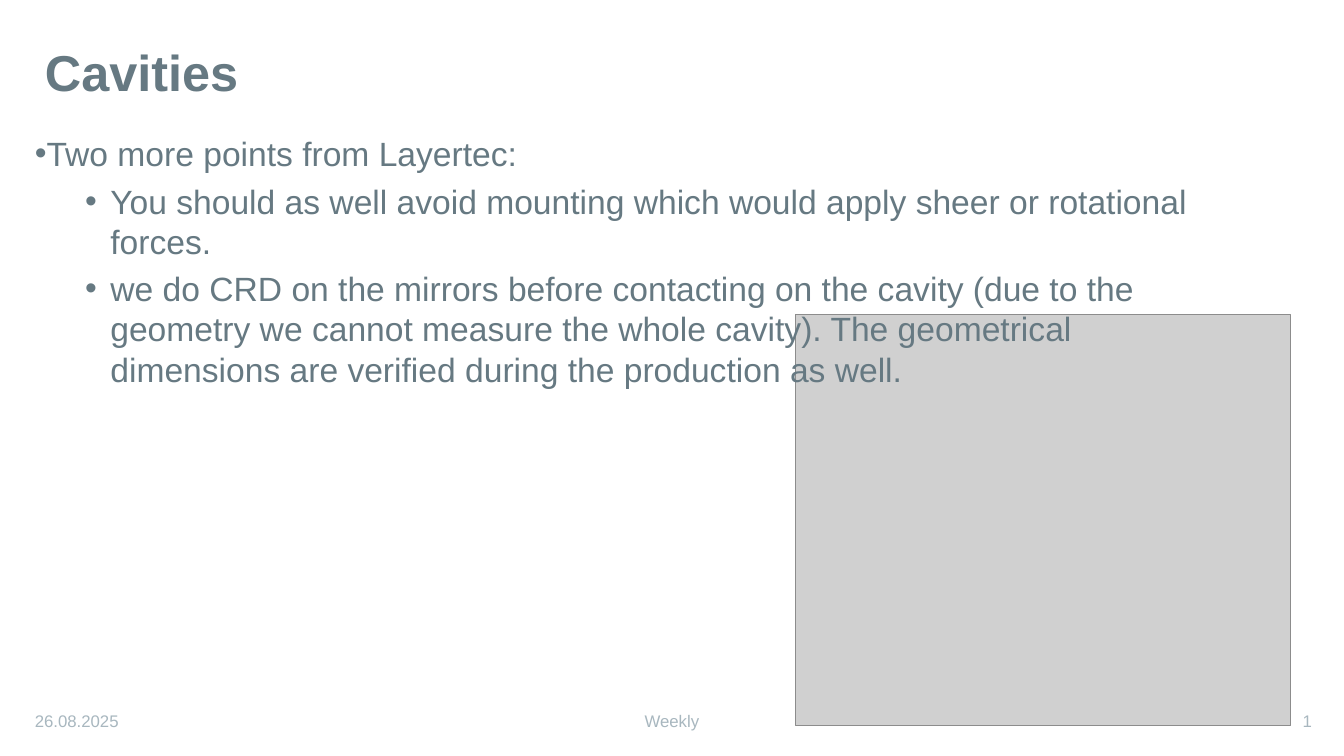
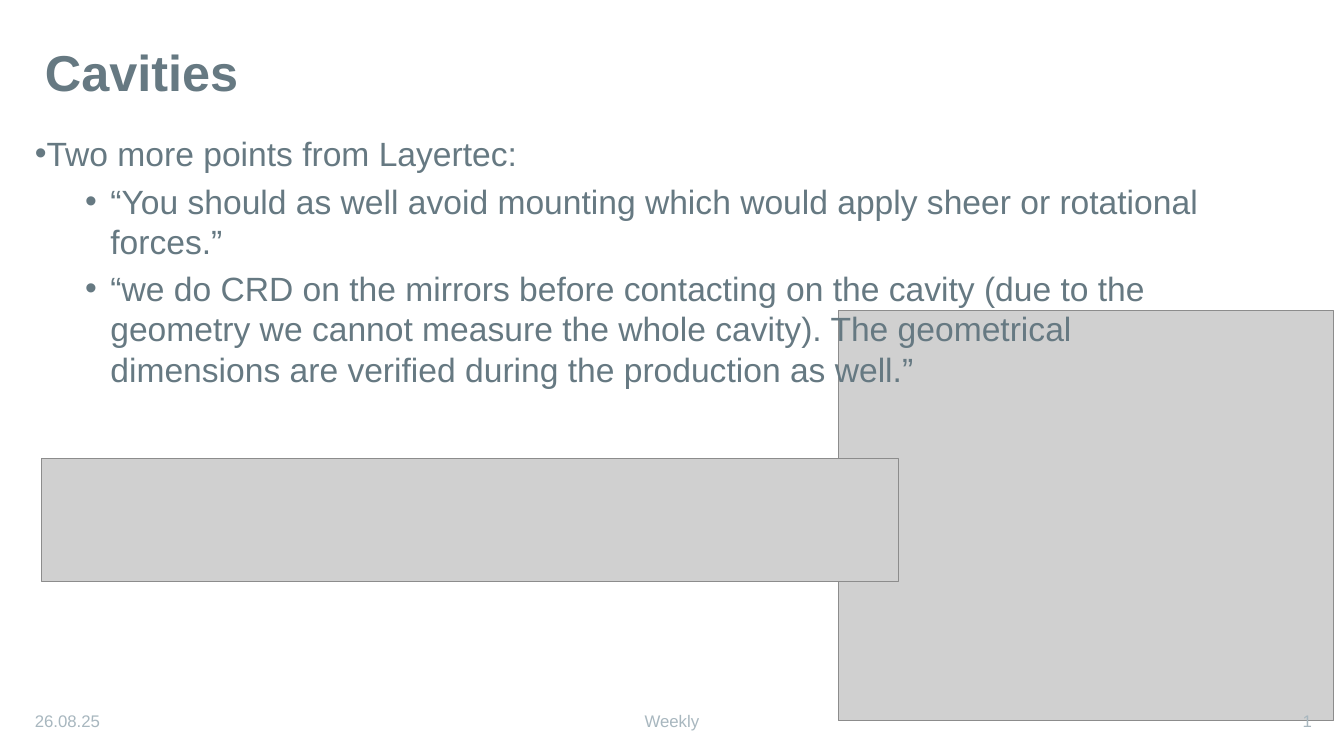
Before and after one commit to karinkruuse/Esitlused, a slide deck: slide 1 of updates.pptx. Drawn at 1344x756 pixels with LibreOffice and Linux fonts; fonts in the diff are those of the drawing; grey boxes stand for pictures. Boxes give left, top, right and bottom in pixels: in the first picture for what was removed or moved away, otherwise in the second. Text is boxed around its words. In the diff, an @@ line names an element or a change of style, - is before the commit and + after.

```diff
--- a/updates.pptx
+++ b/updates.pptx
@@ text at box(110, 189, 1198, 389): text changed @@
-  • You should as well avoid mounting which would apply sheer or rotational forces.
-  • we do CRD on the mirrors before contacting on the cavity (due to the geometry we cannot measure the whole cavity). The geometrical dimensions are verified during the production as well.
+  • “You should as well avoid mounting which would apply sheer or rotational forces.”
+  • “we do CRD on the mirrors before contacting on the cavity (due to the geometry we cannot measure the whole cavity). The geometrical dimensions are verified during the production as well.”
@@ picture: place and size @@
-picture at box(796, 315, 1291, 725)
+picture at box(839, 311, 1334, 721)
@@ picture added at box(42, 459, 899, 582) @@
@@ text at box(35, 715, 100, 727): text changed @@
-26.08.2025
+26.08.25
```
Also in this commit, not shown: 3 other slides changed.
